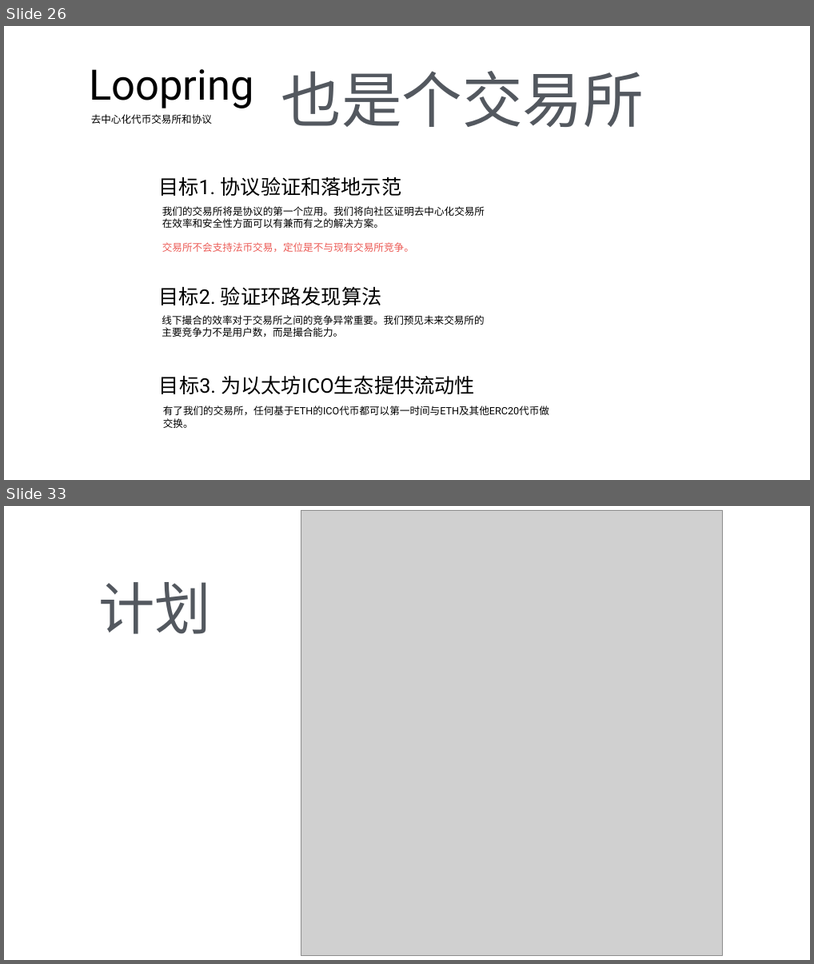
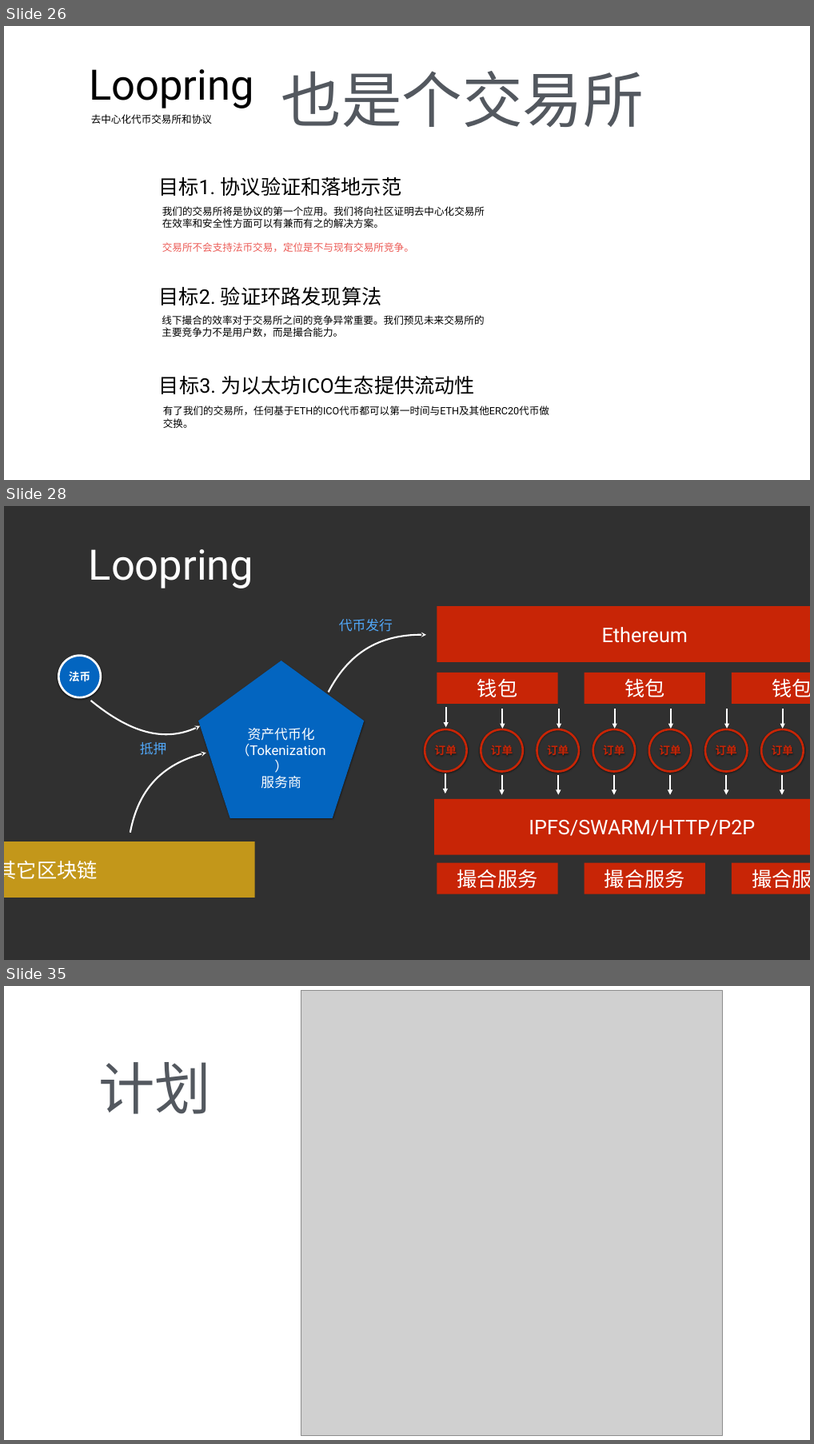
Before and after one commit to Loopring/whitepaper, a slide deck: keynote/loopring-technical.pptx. Shown one above the other, each under a label of ours: slides 26 and 33 before the commit, slides 26, 28 and 35 after it; the slides between them are not shown. The pictures are 814x964 and 814x1444 pixels, drawn with LibreOffice and Linux fonts; fonts in the diff are those of the drawing; grey boxes stand for pictures. Boxes give left, top, right and bottom in pixels: in the first picture for what was removed or moved away, otherwise in the second. Text is boxed around its words. In the diff, an @@ line names an element or a change of style, - is before the commit and + after.

```diff
--- a/keynote/loopring-technical.pptx
+++ b/keynote/loopring-technical.pptx
@@ slide 28 added at (4, 506, 810, 960), background #303030 @@
@@ text added at (89, 549, 254, 588), 100 pt, text #FFFFFF @@
+Loopring
@@ text added at (339, 619, 393, 632), 32 pt, text #51A8F9 @@
+代币发行
@@ rectangle added at (437, 606, 810, 662), fill #C82506, 48 pt, text #FFFFFF @@
+Ethereum
@@ freeform shape added at (329, 635, 426, 692), outline #FFFFFF 4 pt @@
@@ pentagon added at (198, 660, 364, 818), fill #0365C0, 32 pt, text #FFFFFF @@
+资产代币化
+（Tokenization）
+服务商
@@ rectangle added at (437, 672, 558, 704), fill #C82506, 48 pt, text #FFFFFF @@
+钱包
@@ rectangle added at (585, 672, 706, 704), fill #C82506, 48 pt, text #FFFFFF @@
+钱包
@@ rectangle added at (732, 672, 810, 704), fill #C82506, 48 pt, text #FFFFFF @@
+钱包
@@ group added at (425, 707, 804, 771): 7 ellipses, 7 arrows @@
+订单
+订单
+订单
+订单
+订单
+订单
+订单
@@ group added at (4, 656, 255, 897): 2 freeform shapes, 1 ellipse, 1 rectangle, 1 text @@
+法币
+其它区块链
+抵押
@@ group added at (434, 773, 810, 855): 7 arrows, 1 rectangle @@
+IPFS/SWARM/HTTP/P2P
@@ rectangle added at (437, 863, 558, 894), fill #C82506, 48 pt, text #FFFFFF @@
+撮合服务
@@ rectangle added at (585, 863, 706, 894), fill #C82506, 48 pt, text #FFFFFF @@
+撮合服务
@@ rectangle added at (732, 863, 810, 894), fill #C82506, 48 pt, text #FFFFFF @@
+撮合服务
@@ what was slide 33 is now slide 35 @@
```
Also in this commit, not shown: 6 slides changed, 4 other slides added, 3 slides removed, 2 other files.
